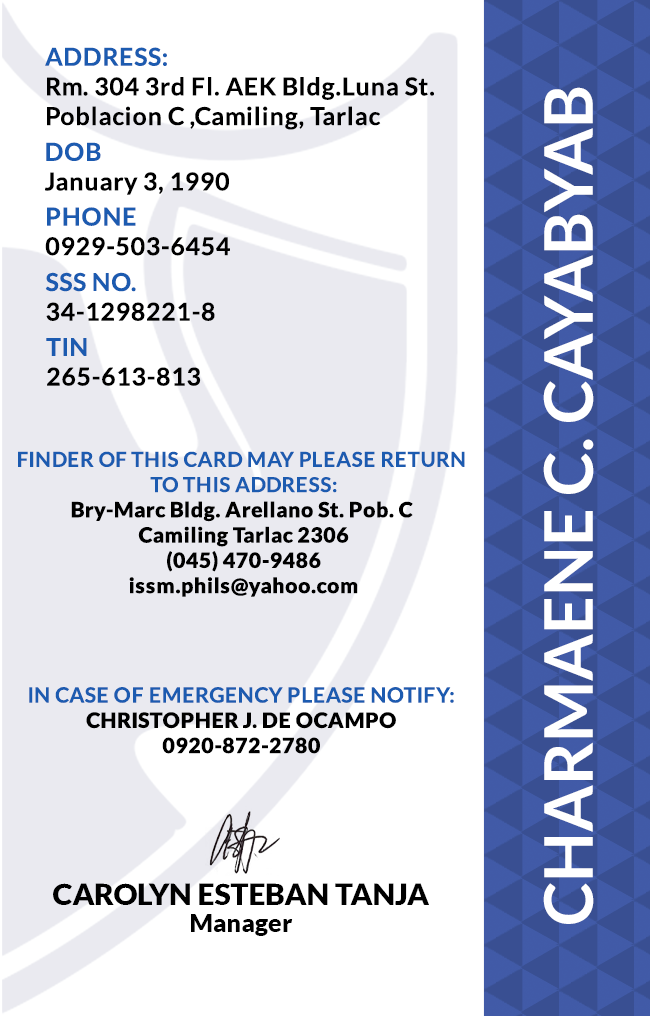
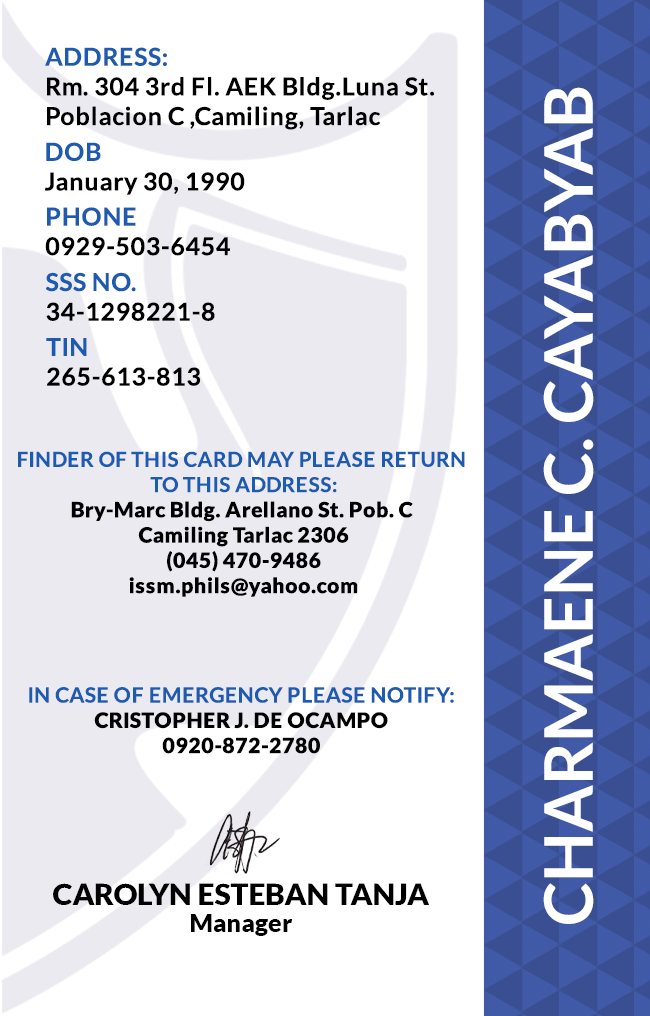
Before/after of a 650 × 1016 layered artwork. What changed in the layer stack:
renamed "DOB January 3, 1990" to "DOB January 30, 1990", painted on it over (158, 172, 245, 194)
renamed "IN CASE OF EMERGENCY PLEASE NOTIFY: CHRISTOPHER J. DE OCAMPO 09" to "IN CASE OF EMERGENCY PLEASE NOTIFY: CRISTOPHER J. DE OCAMPO 092", painted on it over (86, 712, 396, 729)
